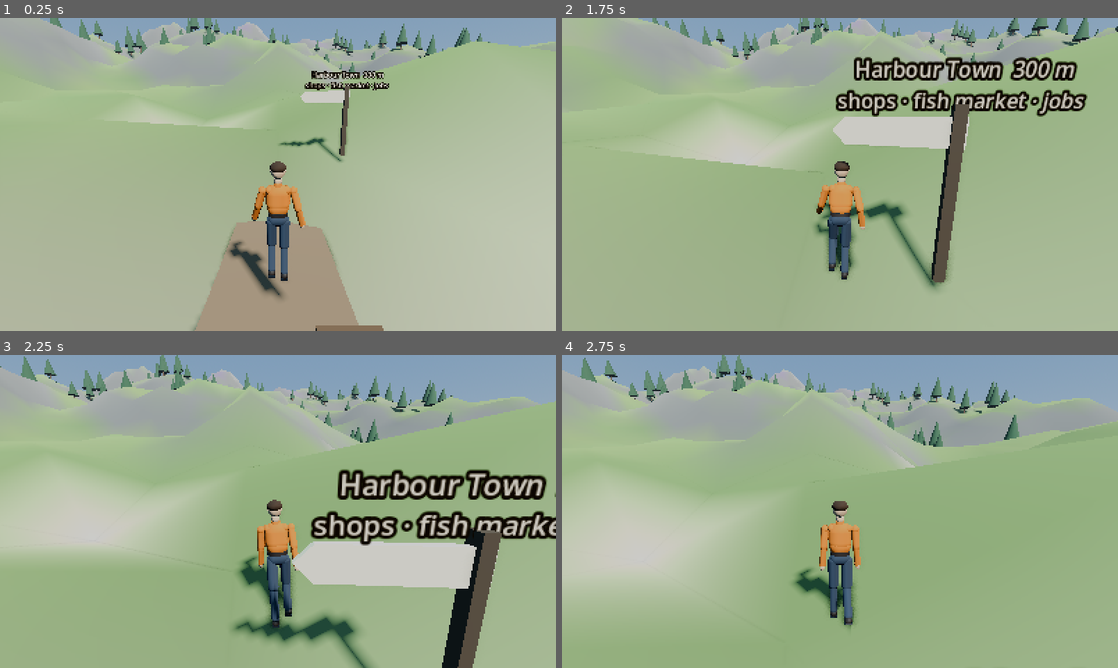
Above: before the commit, frames 1-4 (two rows, left to right).
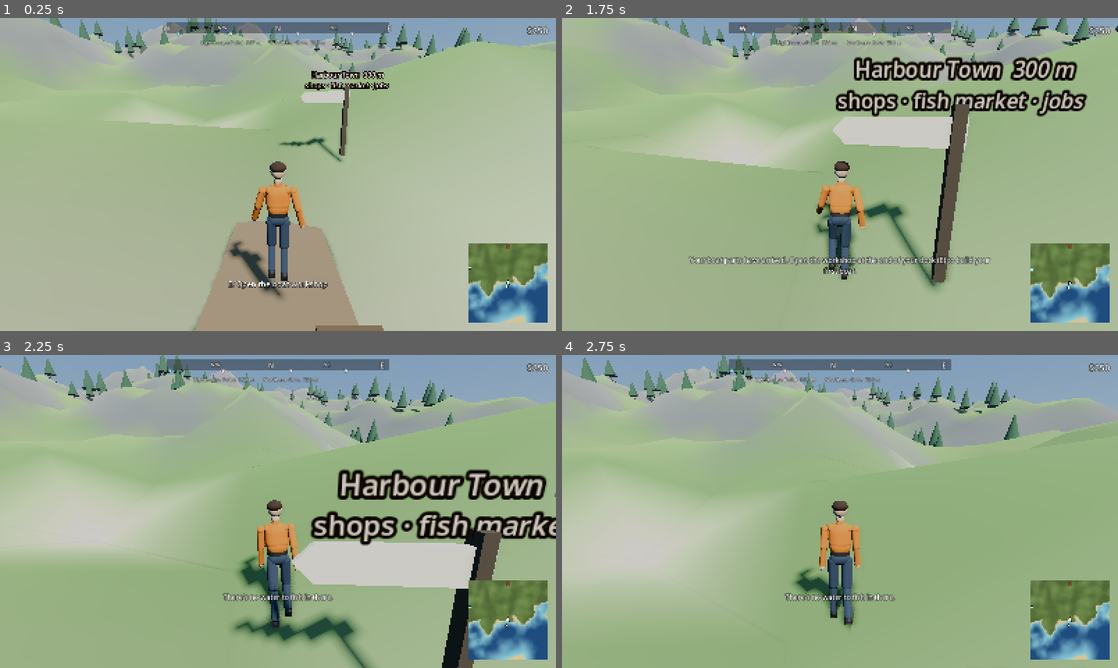
Above: after the commit, the same moments.

Repository: sashabaalcke42-wq/oceanbound
Game: Godot game, scene res://world/main.tscn
Two runs of this game, one before a commit and one after it. Both use one fixed random seed, a clock stepped at 60 frames per second and the inputs below.
Inputs (mouse positions are in pixels of both pictures, inside the frame that each line leads up to):
- Up to frame 1 (0.25 s): no input
- Up to frame 2 (1.75 s): tap Enter at 0.5 s; move the mouse to (867, 174) at 0.52 s; hold B (bail) 0.53-1.28 s; hold W (move_forward) from 0.53 s (still down); click (867, 174) at 0.67 s; tap Space (jump) at 0.77, 1.52 s; move the mouse to (812, 174) at 1.27 s; tap R (engine_toggle) at 1.35 s
- Up to frame 3 (2.25 s): keep holding W (move_forward); move the mouse to (289, 505) at 2.02 s; hold F (fish) from 2.03 s (still down)
- Up to frame 4 (2.75 s): keep holding W (move_forward); keep holding F (fish)

The runs differ from the first frame. In frame 1, 5.5% of the frame differs, in the area x 29-99%, y 1-98%; in frame 2, 6.2%, in the area x 22-99%, y 1-98%; in frame 3, 5.6%; in frame 4, 5.6%.
Error before the commit: Parse Error: Cannot infer the type of "gold" variable because the value doesn't have a set type. (res://ui/hud.gd:199)

Commit message:
Fix the HUD parse error from the compass change
Two locals were inferred from an untyped array element; Godot refuses to
infer those. They are typed explicitly now. The fix was made before the
compass PR but left out of its commit.

Co-Authored-By: Claude Opus 5.5 <noreply@anthropic.com>
Claude-Session: https://claude.ai/code/session_01LhGL8EhK3hp4KUko2SWdNv

Diff:
--- a/ui/hud.gd
+++ b/ui/hud.gd
@@ -196,12 +196,12 @@
 		var p := Locations.position_of(ids[i])
 		var flat := Vector3(p.x - from.x, 0.0, p.z - from.z)
 		var d := flat.length()
-		var gold := ids[i] == target
+		var gold: bool = ids[i] == target
 		l.modulate = Color(1.0, 0.82, 0.3) if gold else (Color(0.6, 0.95, 1.0) if ids[i] == &"town_quay" else Color(1, 1, 1, 0.85))
 		_place_on_compass(l, bearing_of(flat), heading, 20.0)
 		l.set_meta(&"name", "%s  %d m" % [Locations.name_of(ids[i]), roundi(d)])
 		# Nearer the middle of the bar, and the job's target, get the name.
-		var rel := absf(wrapf(bearing_of(flat) - heading, -180.0, 180.0))
+		var rel: float = absf(wrapf(bearing_of(flat) - heading, -180.0, 180.0))
 		l.set_meta(&"priority", rel - (1000.0 if gold else 0.0))
 	_name_marks()
 
